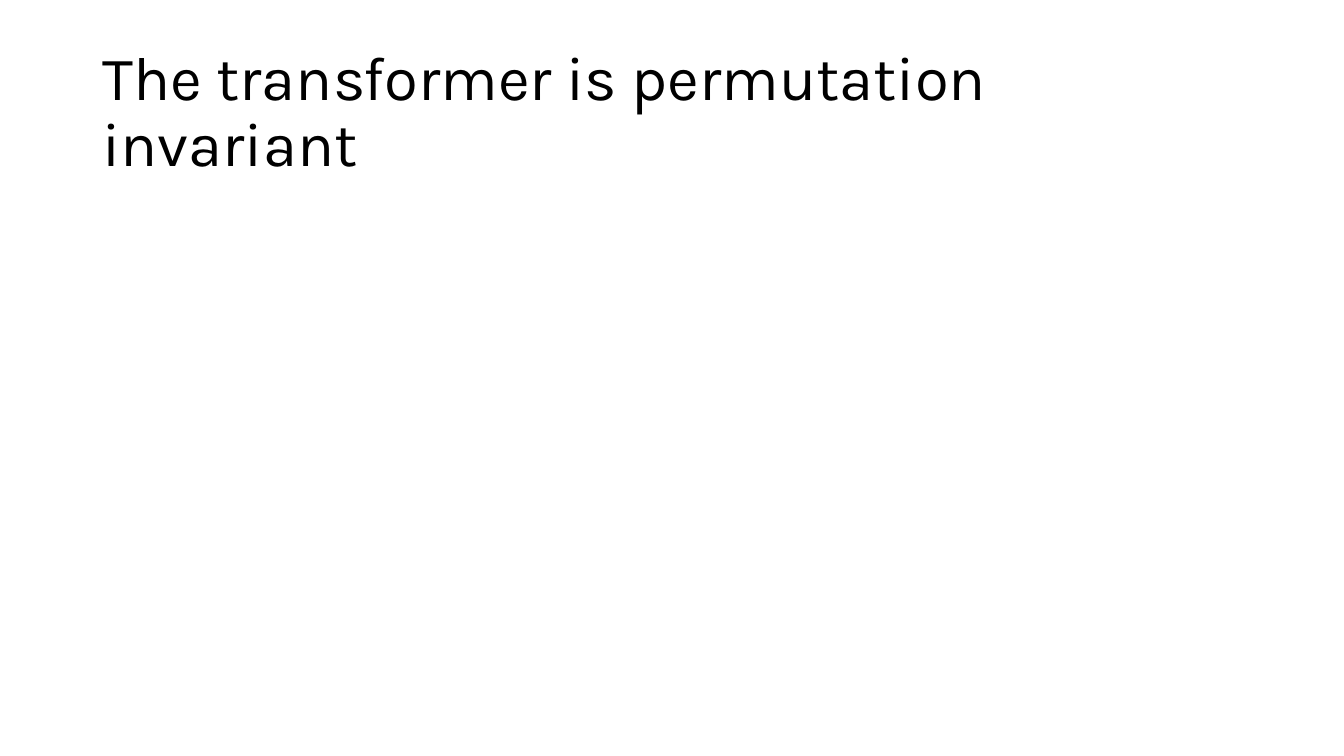
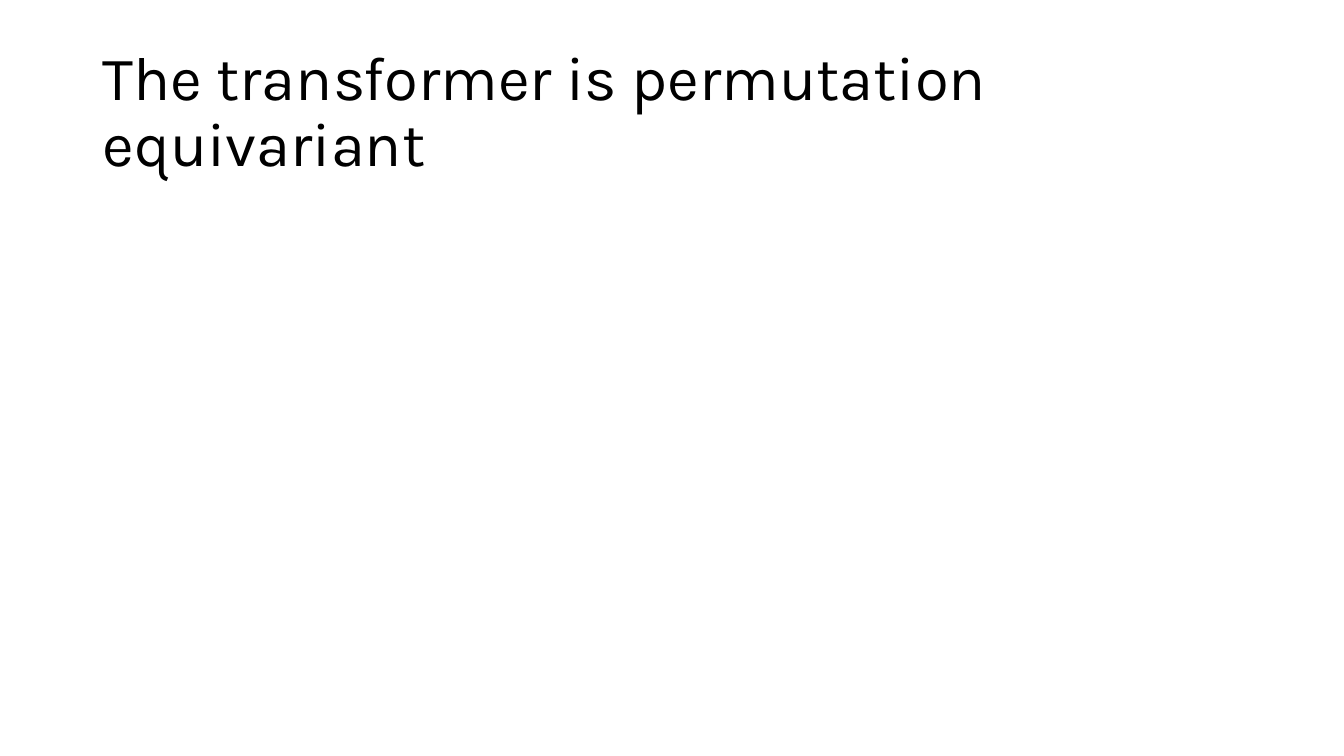
Before and after one commit to engelhard-lab/lectures, a slide deck: slide 50 of lectures/attention_and_the_transformer.pptx. Drawn at 1344x756 pixels with LibreOffice and Linux fonts; fonts in the diff are those of the drawing; grey boxes stand for pictures. Boxes give left, top, right and bottom in pixels: in the first picture for what was removed or moved away, otherwise in the second. Text is boxed around its words. In the diff, an @@ line names an element or a change of style, - is before the commit and + after.

```diff
--- a/lectures/attention_and_the_transformer.pptx
+++ b/lectures/attention_and_the_transformer.pptx
@@ title at bbox=[102, 57, 986, 181]: text changed @@
-The transformer is permutation invariant
+The transformer is permutation equivariant
```
Also in this commit, not shown: 1 other slide changed, 2 other files.
